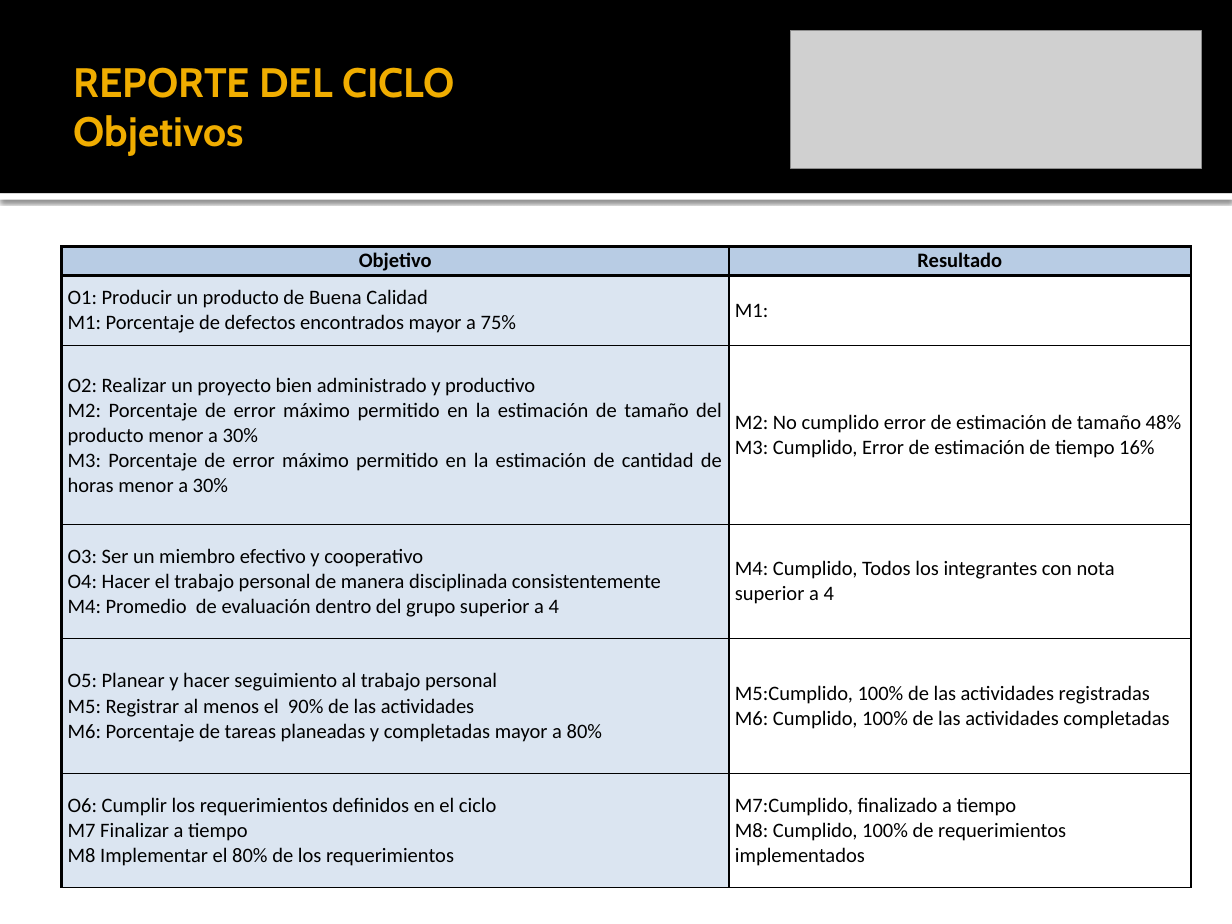
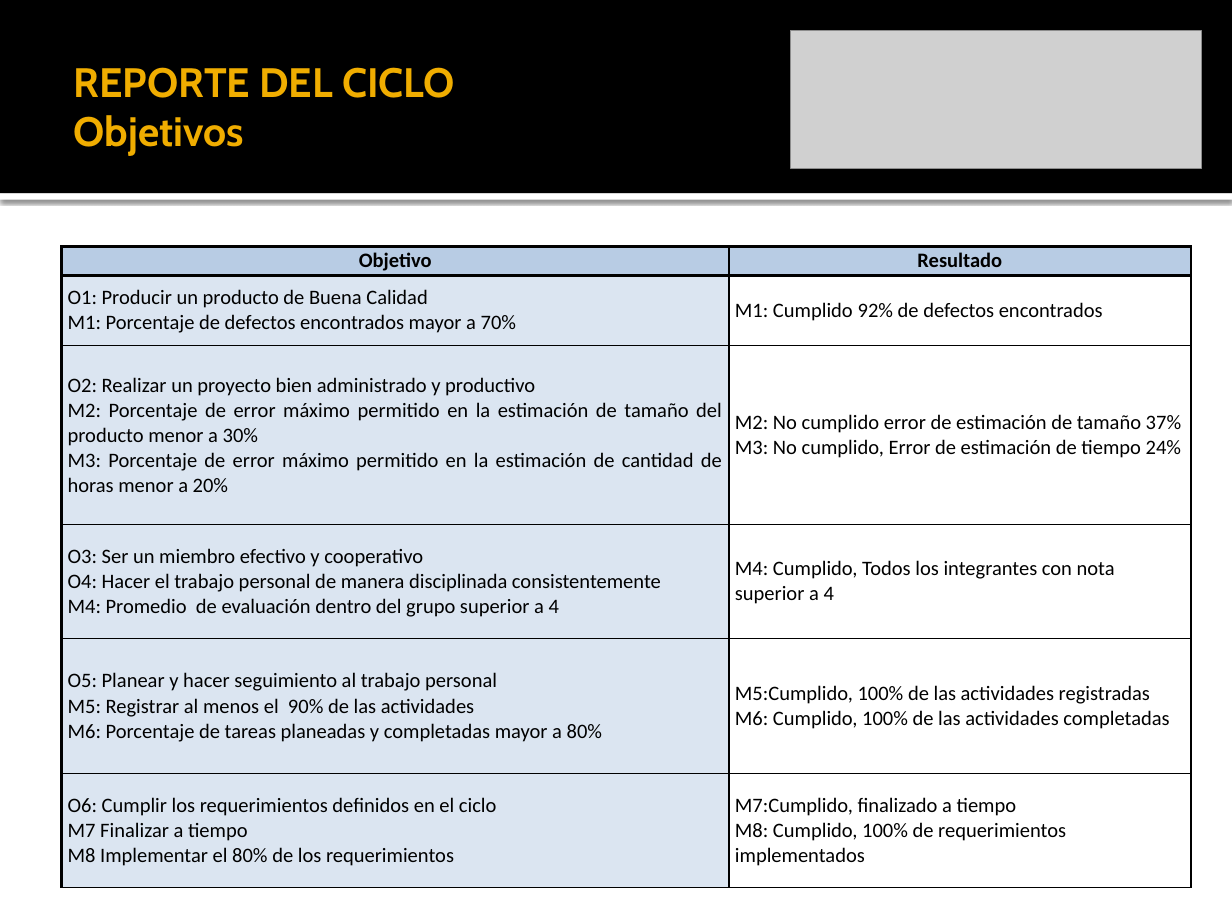
Before and after one commit to leseroth/ingenium-managment, a slide deck: slide 5 of CSOF5101 Ingeniera de Software/TSP/0330PostMortemTSPCiclo3.pptx (slide 4 before the commit). Drawn at 1232x924 pixels with LibreOffice and Linux fonts; fonts in the diff are those of the drawing; grey boxes stand for pictures. Boxes give left, top, right and bottom in pixels: in the first picture for what was removed or moved away, otherwise in the second. Text is boxed around its words. In the diff, an @@ line names an element or a change of style, - is before the commit and + after.

```diff
--- a/CSOF5101 Ingeniera de Software/TSP/0330PostMortemTSPCiclo3.pptx
+++ b/CSOF5101 Ingeniera de Software/TSP/0330PostMortemTSPCiclo3.pptx
@@ table at box(62, 246, 1191, 887) @@
-row 2, column 1: O1: Producir un producto de Buena Calidad / M1: Porcentaje de defectos encontrados mayor a 75%
+row 2, column 1: O1: Producir un producto de Buena Calidad / M1: Porcentaje de defectos encontrados mayor a 70%
-row 2, column 2: M1:
+row 2, column 2: M1: Cumplido 92% de defectos encontrados
-row 3, column 1: O2: Realizar un proyecto bien administrado y productivo / M2: Porcentaje de error máximo permitido en la estimación de tamaño del producto menor a 30% / M3: Porcentaje de error máximo permitido en la estimación de cantidad de horas menor a 30%
+row 3, column 1: O2: Realizar un proyecto bien administrado y productivo / M2: Porcentaje de error máximo permitido en la estimación de tamaño del producto menor a 30% / M3: Porcentaje de error máximo permitido en la estimación de cantidad de horas menor a 20%
-row 3, column 2: M2: No cumplido error de estimación de tamaño 48% / M3: Cumplido, Error de estimación de tiempo 16%
+row 3, column 2: M2: No cumplido error de estimación de tamaño 37% / M3: No cumplido, Error de estimación de tiempo 24%
```
Also in this commit, not shown: 2 other slides changed, 1 slide added.
